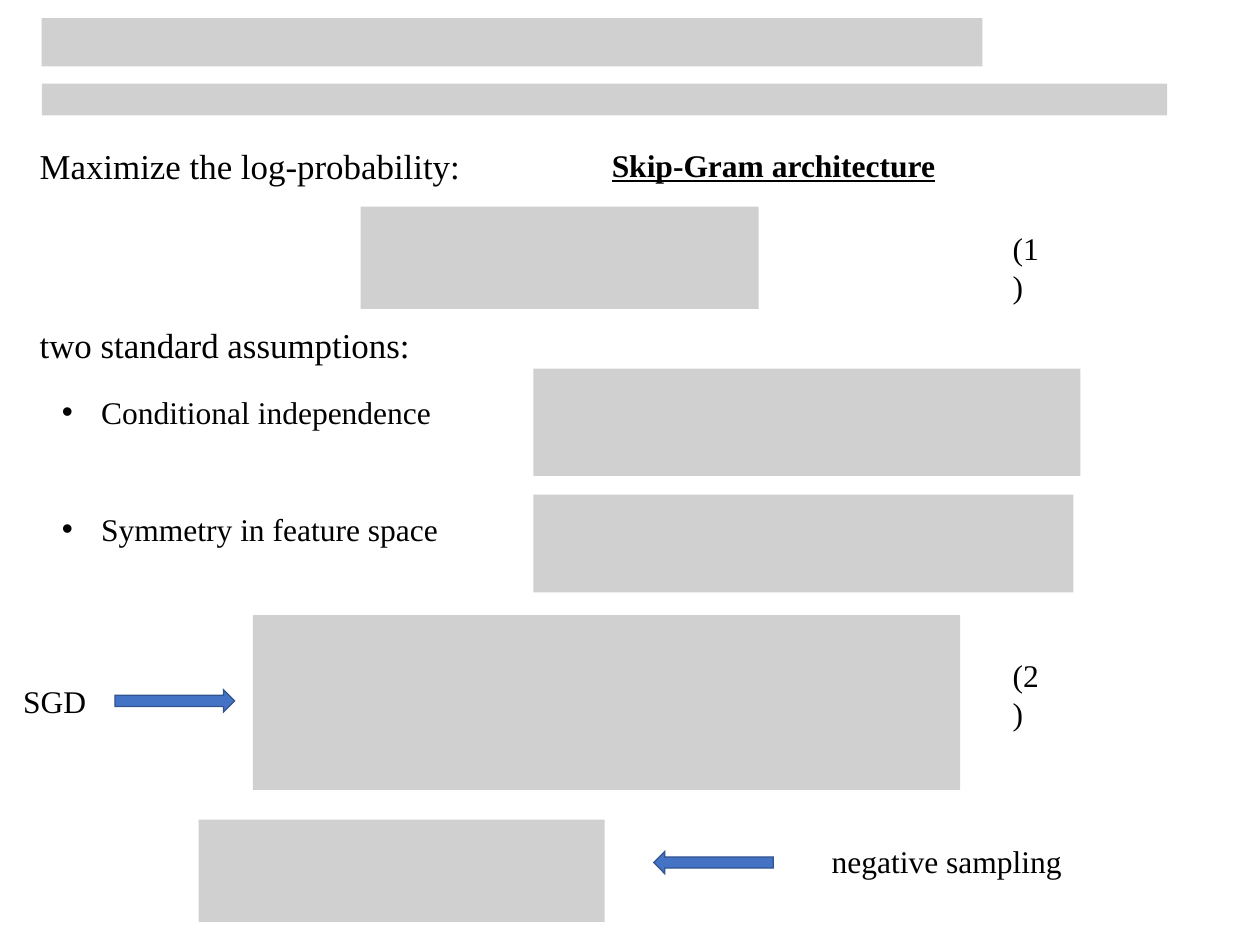
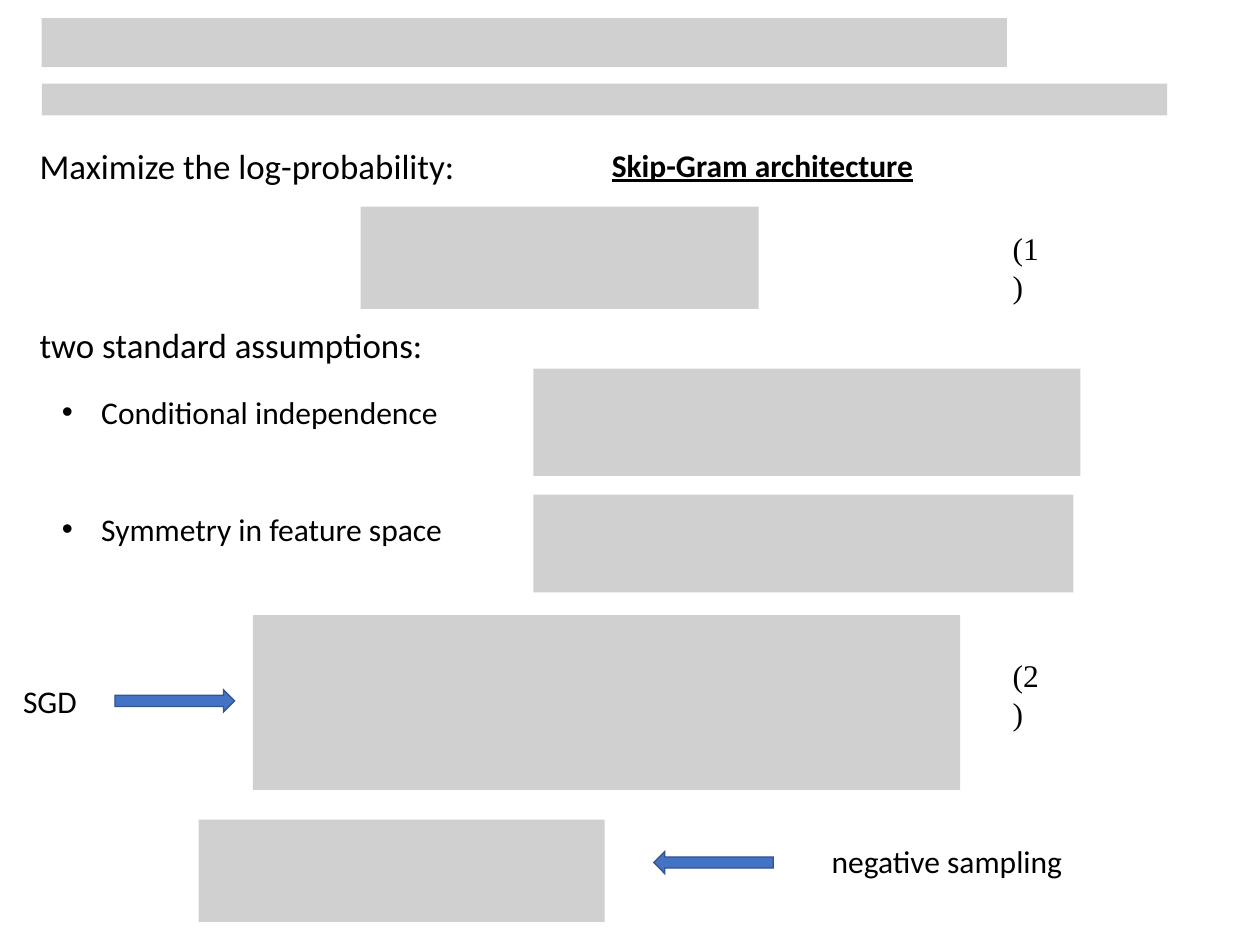
Before and after one commit to Tigerrr07/GNN-tiger, a slide deck: slide 1 of 2_node2vec/node2vec.pptx. Drawn at 1260x945 pixels with LibreOffice and Linux fonts; fonts in the diff are those of the drawing; grey boxes stand for pictures. Boxes give left, top, right and bottom in pixels: in the first picture for what was removed or moved away, otherwise in the second. Text is boxed around its words. In the diff, an @@ line names an element or a change of style, - is before the commit and + after.

```diff
--- a/2_node2vec/node2vec.pptx
+++ b/2_node2vec/node2vec.pptx
@@ picture: place and size @@
-picture at [42, 18, 982, 66]
+picture at [42, 18, 1007, 67]
@@ font Times New Roman to Calibri in 7 elements at [40, 154, 454, 185], [101, 402, 437, 429], [832, 851, 1062, 879], [40, 333, 423, 364], [101, 519, 442, 546], [612, 155, 913, 182], [23, 692, 77, 714] @@
```
Also in this commit, not shown: 2 slides added, 1 other file.
